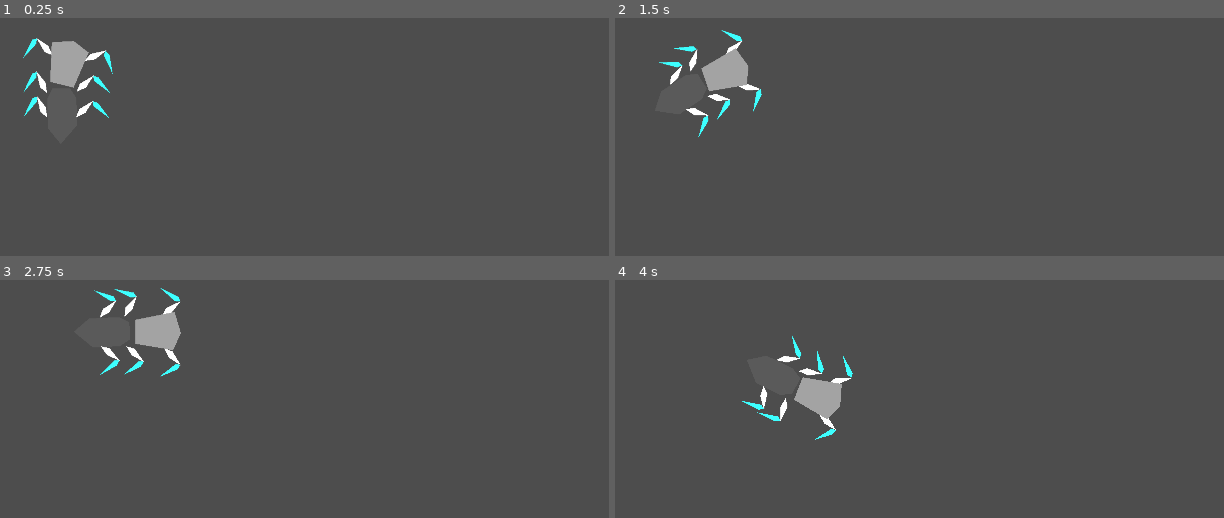
Above: before the commit, frames 1-4 (two rows, left to right).
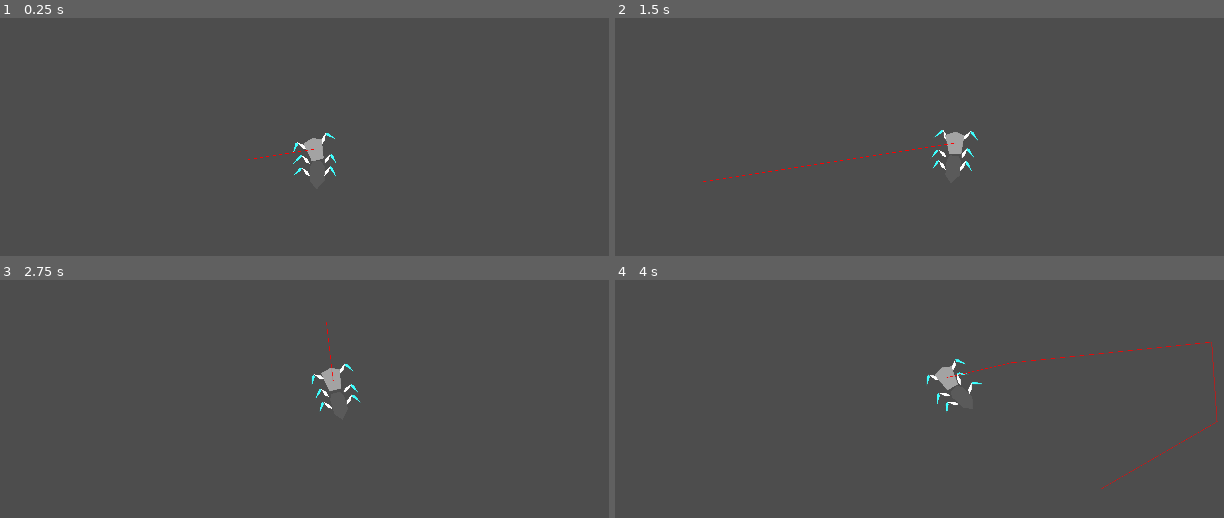
Above: after the commit, the same moments.

Repository: AlexeyBond/bugwalk
Game: Godot game, scene res://root.tscn
The game is run twice, just before and just after one commit, with the same random seed, the same clock (stepped at 60 frames per second) and the same inputs.
Inputs (mouse positions are in pixels of both pictures, inside the frame that each line leads up to):
- Up to frame 1 (0.25 s): no input
- Up to frame 2 (1.5 s): move the mouse to (1035, 137) at 0.52 s; move the mouse to (700, 182) at 1.27 s
- Up to frame 3 (2.75 s): move the mouse to (328, 322) at 2.02 s
- Up to frame 4 (4 s): move the mouse to (822, 510) at 2.77 s; move the mouse to (1102, 489) at 3.52 s

The runs differ from the first frame. In frame 1, 2.1% of the frame differs, in the area x 3-56%, y 8-67%; in frame 2, 2.1%; in frame 3, 2.0%; in frame 4, 2.2%, in the area x 20-100%, y 23-88%.

Commit message:
navigation bug

Diff:
--- a/bug.tscn
+++ b/bug.tscn
@@ -1,14 +1,25 @@
-[gd_scene load_steps=8 format=3 uid="uid://bdtas23trrln7"]
+[gd_scene load_steps=9 format=3 uid="uid://bdtas23trrln7"]
 
 [ext_resource type="PackedScene" uid="uid://drh7l5q0x1cv0" path="res://foot_l.tscn" id="1_c761e"]
 [ext_resource type="PackedScene" uid="uid://b24x4j7t0eoc1" path="res://foot.tscn" id="2_5tblr"]
 [ext_resource type="Script" uid="uid://dbph82u47iy1w" path="res://foot_brain.gd" id="3_xve05"]
 [ext_resource type="Script" uid="uid://b6j0skkjsk10q" path="res://foot_group.gd" id="4_n80v8"]
 
+[sub_resource type="GDScript" id="GDScript_c761e"]
+script/source = "extends Node2D
+
+@export var body: CharacterBody2D
+
+func get_body_position() -> Vector2:
+	return body.global_position
+"
+
 [sub_resource type="GDScript" id="GDScript_pq8q7"]
 script/source = "extends CharacterBody2D
 
-@onready var foot_brain: FootBrain = $\"../FootBrain\"
+@export var foot_brain: FootBrain
+
+@export var agent: NavigationAgent2D
 
 func _move_kb(delta: float):
 		#translate(
@@ -27,26 +38,66 @@
 	velocity = 10 * Vector2.UP.rotated(global_rotation) * sin(Time.get_ticks_msec() * 0.001)
 	move_and_slide()
 
-func _move_to_mouse(delta):
-	var mouse_pos := get_global_mouse_position()
-
-	if mouse_pos.distance_to(global_position) < 20.0:
+var _nav_safe_velocity: Vector2
+
+func _move_by_nav(delta):
+	if agent.is_target_reached():
+		print(\"Reached!\")
 		return _wiggle(delta)
 
-	var angle_delta := angle_difference(global_rotation, Vector2.UP.angle_to(mouse_pos - global_position))
-
-	if abs(angle_delta) > 0.1:
-		rotate(1 * delta * sign(angle_delta))
-
-	if abs(angle_delta) < PI * 0.4:
-		velocity = 200 * (mouse_pos - global_position).normalized()
+	var angle_delta_to_next_path := angle_difference(
+		global_rotation,
+		Vector2.UP.angle_to(agent.get_next_path_position() - global_position)
+	)
+
+	if abs(angle_delta_to_next_path) > 0.1:
+		rotate(1 * delta * sign(angle_delta_to_next_path))
+
+	var angle_delta_to_safe_velocity := angle_difference(
+		global_rotation,
+		_nav_safe_velocity.angle() + PI/2,
+	)
+
+	if abs(angle_delta_to_safe_velocity) < PI * 0.4:
+		velocity = _nav_safe_velocity
 		move_and_slide()
 	else:
 		_wiggle(delta)
 
+	if abs(angle_delta_to_next_path) < PI * 0.4:
+		agent.velocity = Vector2.UP.rotated(global_rotation) * 200.0
+	else:
+		agent.velocity = Vector2.ZERO
+
+func _move_to_mouse(delta):
+	var mouse_pos := get_global_mouse_position()
+
+	agent.target_position = mouse_pos
+	_move_by_nav(delta)
+
+	#mouse_pos = agent.get_next_path_position()
+	#
+	#if mouse_pos.distance_to(global_position) < 20.0:
+		#return _wiggle(delta)
+	#
+	#var angle_delta := angle_difference(global_rotation, Vector2.UP.angle_to(mouse_pos - global_position))
+	#
+	#if abs(angle_delta) > 0.1:
+		#rotate(1 * delta * sign(angle_delta))
+#
+	#if abs(angle_delta) < PI * 0.4:
+		#velocity = 200 * (mouse_pos - global_position).normalized()
+		#move_and_slide()
+	#else:
+		#_wiggle(delta)
+
 func _process(delta: float) -> void:
 	if not foot_brain.needs_move():
 		_move_to_mouse(delta)
+
+
+func _on_navigation_agent_2d_velocity_computed(safe_velocity: Vector2) -> void:
+	_nav_safe_velocity = safe_velocity
 "
 
 [sub_resource type="CapsuleShape2D" id="CapsuleShape2D_vvh5c"]
@@ -57,12 +108,16 @@
 radius = 34.0
 height = 120.0
 
-[node name="Bug" type="Node2D"]
-
-[node name="Body" type="CharacterBody2D" parent="."]
+[node name="Bug" type="Node2D" node_paths=PackedStringArray("body")]
+script = SubResource("GDScript_c761e")
+body = NodePath("Body")
+
+[node name="Body" type="CharacterBody2D" parent="." node_paths=PackedStringArray("foot_brain", "agent")]
 position = Vector2(1.99994, -53)
 rotation = 0.0237683
 script = SubResource("GDScript_pq8q7")
+foot_brain = NodePath("../FootBrain")
+agent = NodePath("NavigationAgent2D")
 
 [node name="fl0" parent="Body" instance=ExtResource("1_c761e")]
 position = Vector2(-39, -8)
@@ -102,6 +157,15 @@
 angular_limit_lower = -0.523599
 angular_limit_upper = 0.523599
 
+[node name="NavigationAgent2D" type="NavigationAgent2D" parent="Body"]
+path_desired_distance = 89.18
+target_desired_distance = 47.73
+avoidance_enabled = true
+radius = 41.45
+max_speed = 1357.86
+debug_enabled = true
+debug_path_custom_color = Color(0, 1, 0, 1)
+
 [node name="Back" type="RigidBody2D" parent="."]
 position = Vector2(5.99994, 43)
 rotation = 0.0237683
@@ -144,3 +208,5 @@
 script = ExtResource("4_n80v8")
 feet = [NodePath("../../Back/fr1"), NodePath("../../Body/fl0"), NodePath("../../Back/fl2")]
 metadata/_custom_type_script = "uid://b6j0skkjsk10q"
+
+[connection signal="velocity_computed" from="Body/NavigationAgent2D" to="Body" method="_on_navigation_agent_2d_velocity_computed"]
--- a/foot.gd
+++ b/foot.gd
@@ -11,7 +11,7 @@
 
 @export var flip_direction: bool = false
 
-@export var move_speed: float = 500.0
+@export var move_speed: float = 800.0
 @export_range(0.1, 40.0) var move_want_threshold = 20.0
 @export_range(30.0, 60.0) var move_need_threshold = 35.0
 @export_range(0.0, 0.99) var move_step_overshoot = 0.9
@@ -48,7 +48,8 @@
 	var speed := move_speed
 	speed *= min(1.0, dst / move_want_threshold)
 	var target_pos := rest_target.global_position
-	target_pos += (target_pos - target.global_position).normalized() * move_want_threshold * move_step_overshoot
+	target_pos += (target_pos - target.global_position).normalized() * \
+		move_want_threshold * move_step_overshoot * randf_range(0.5, 1.0)
 	tween = get_tree().create_tween()
 	tween \
 		.tween_property(
--- a/project.godot
+++ b/project.godot
@@ -20,6 +20,10 @@
 window/size/viewport_width=1920
 window/size/viewport_height=1080
 window/size/mode=3
+
+[global_group]
+
+navigation_polygon_source_geometry_group=""
 
 [input]
 
--- a/root.tscn
+++ b/root.tscn
@@ -1,8 +1,57 @@
-[gd_scene load_steps=2 format=3 uid="uid://cop3m2np4mns7"]
+[gd_scene load_steps=4 format=3 uid="uid://cop3m2np4mns7"]
 
 [ext_resource type="PackedScene" uid="uid://bdtas23trrln7" path="res://bug.tscn" id="1_pq8q7"]
 
+[sub_resource type="GDScript" id="GDScript_pq8q7"]
+script/source = "extends Camera2D
+
+@export var bug: Node2D
+
+func _process(delta: float) -> void:
+	global_position = bug.get_body_position()
+"
+
+[sub_resource type="NavigationPolygon" id="NavigationPolygon_pq8q7"]
+vertices = PackedVector2Array(2122.73, -2029.67, 2094.98, 2028.36, 1881.79, 1146.59, 1849.44, 716.93, 1875.82, 345.203, -1894.49, 2028.36, 864.547, 1136.75, -1991.17, -2044.03, 885.969, 62.1016, 1850.15, -37.8516, 1200.64, 779.242, 1200.64, 355.289)
+polygons = Array[PackedInt32Array]([PackedInt32Array(0, 1, 2, 3, 4), PackedInt32Array(2, 1, 5, 6), PackedInt32Array(6, 5, 7, 8), PackedInt32Array(8, 7, 0, 9), PackedInt32Array(3, 10, 11, 4), PackedInt32Array(9, 0, 4)])
+outlines = Array[PackedVector2Array]([PackedVector2Array(-2084, -2135, 2214, -2120, 2185, 2119, -1983, 2119)])
+source_geometry_mode = 1
+agent_radius = 90.64
+
 [node name="Root" type="Node2D"]
+
+[node name="Camera2D" type="Camera2D" parent="." node_paths=PackedStringArray("bug")]
+position = Vector2(524, 358)
+zoom = Vector2(0.5, 0.5)
+limit_left = -2000
+limit_top = -2000
+limit_right = 2000
+limit_bottom = 2000
+limit_smoothed = true
+position_smoothing_enabled = true
+drag_horizontal_enabled = true
+drag_vertical_enabled = true
+drag_left_margin = 0.8
+drag_top_margin = 0.8
+drag_right_margin = 0.8
+drag_bottom_margin = 0.8
+editor_draw_limits = true
+editor_draw_drag_margin = true
+script = SubResource("GDScript_pq8q7")
+bug = NodePath("../Bug")
 
 [node name="Bug" parent="." instance=ExtResource("1_pq8q7")]
 position = Vector2(528, 361)
+
+[node name="NavigationRegion2D" type="NavigationRegion2D" parent="."]
+position = Vector2(-87, 14)
+navigation_polygon = SubResource("NavigationPolygon_pq8q7")
+
+[node name="StaticBody2D" type="StaticBody2D" parent="."]
+
+[node name="CollisionPolygon2D" type="CollisionPolygon2D" parent="StaticBody2D" groups=["navigation_polygon_source_geometry_group"]]
+polygon = PackedVector2Array(862, 138, 849, 1066, 1712, 1087, 1684, 817, 1041, 869, 1041, 296, 1702, 283, 1692, 55)
+
+[node name="Polygon2D" type="Polygon2D" parent="StaticBody2D" groups=["navigation_polygon_source_geometry_group"]]
+visible = false
+polygon = PackedVector2Array(888, 158, 870, 1061, 1697, 1069, 1679, 830, 1023, 893, 1023, 280, 1692, 270, 1679, 76)
